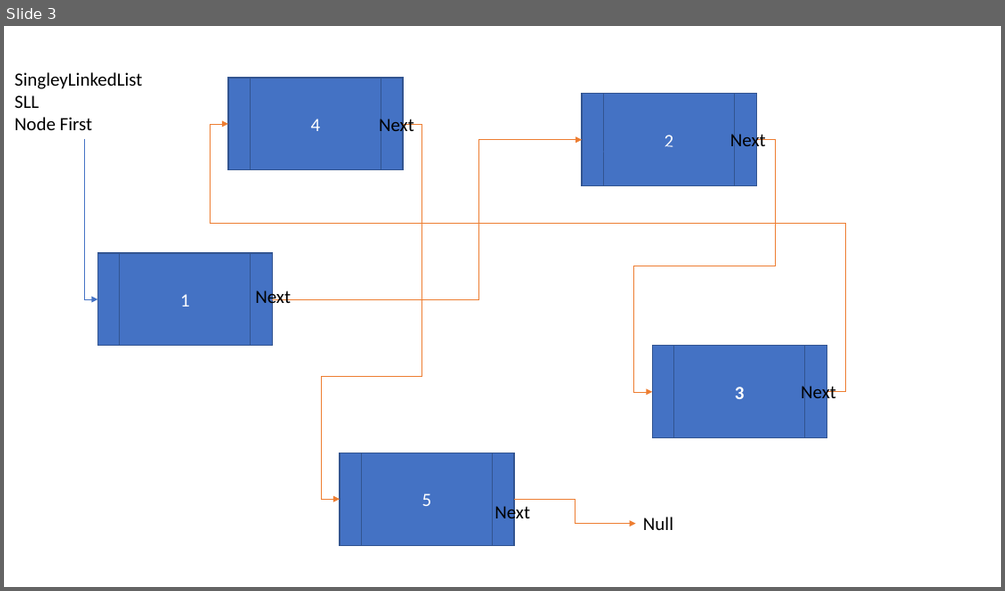
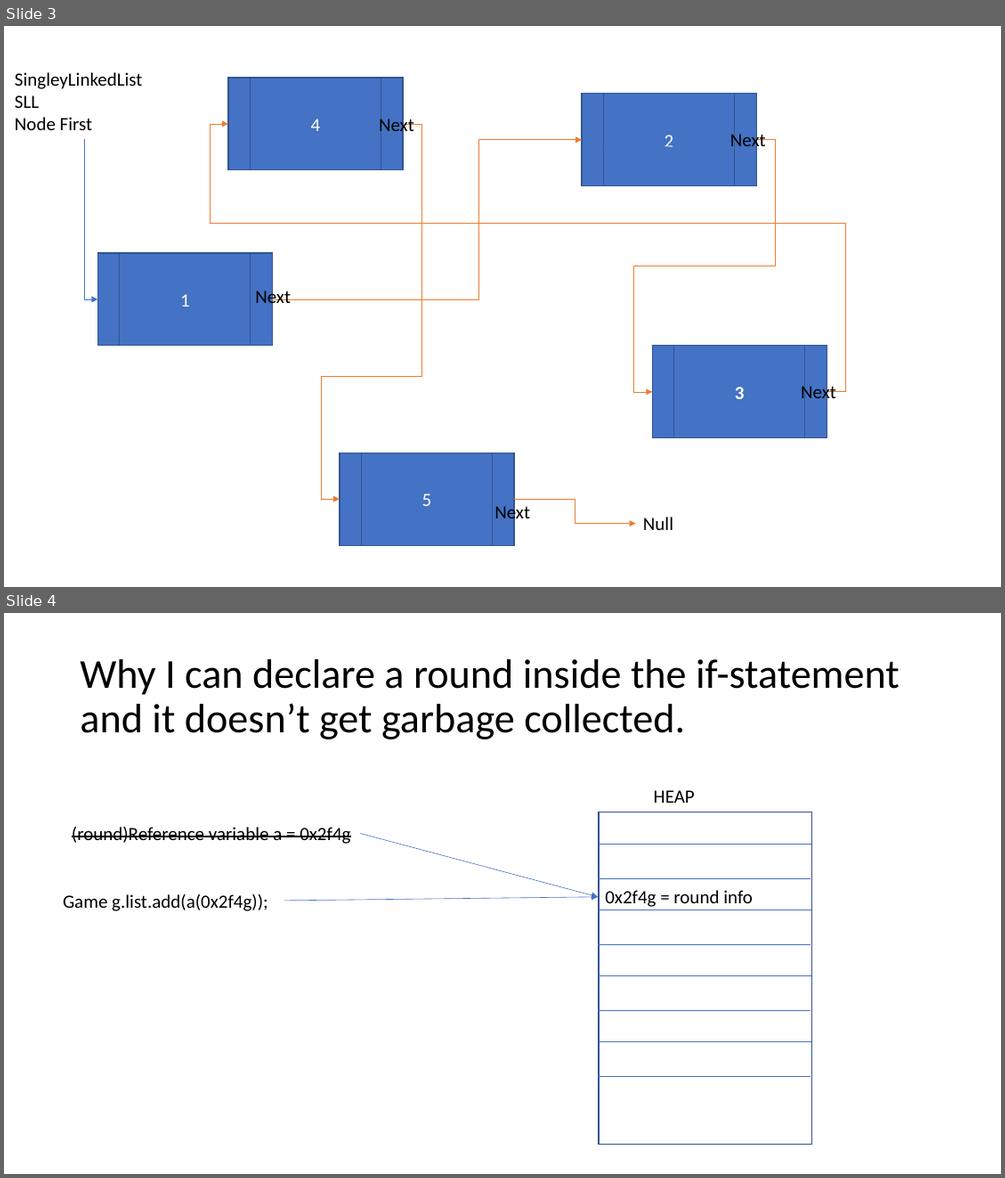
Before and after one commit to 042423-Chevron-batch/Trainer_Code, a slide deck: Marks Drawrings.pptx. Shown one above the other, each under a label of ours: slide 3 before the commit, slides 3 and 4 after it. The pictures are 1005x591 and 1005x1178 pixels, drawn with LibreOffice and Linux fonts; fonts in the diff are those of the drawing. Boxes give left, top, right and bottom in pixels: in the first picture for what was removed or moved away, otherwise in the second. Text is boxed around its words. In the diff, an @@ line names an element or a change of style, - is before the commit and + after.

Commit message:
adds refactored rps with file I/O persistence

```diff
--- a/Marks Drawrings.pptx
+++ b/Marks Drawrings.pptx
@@ slide 4 added at (4,613,1001,1174), background #FFFFFF @@
@@ title added at (80,659,899,739), 39.6 pt, text #000000 @@
+Why I can declare a round inside the if-statement and it doesn’t get garbage collected.
@@ text added at (654,790,695,803), 18 pt, text #000000 @@
+HEAP
@@ rectangle added at (599,811,811,1144), outline #325491 1 pt @@
@@ text added at (72,827,350,844), 18 pt, text #000000, strikethrough @@
+(round)Reference variable a = 0x2f4g
@@ arrow added from (361, 834) to (598, 897), #4472C4 0.5 pt @@
@@ line added from (599, 844) to (811, 844), #4472C4 0.5 pt @@
@@ line added from (598, 878) to (811, 878), #4472C4 0.5 pt @@
@@ text added at (63,894,267,911), 18 pt, text #000000 @@
+Game g.list.add(a(0x2f4g));
@@ arrow added from (284, 900) to (598, 897), #4472C4 0.5 pt @@
@@ text added at (605,890,752,907), 18 pt, text #000000 @@
+0x2f4g = round info
@@ line added from (599, 910) to (811, 910), #4472C4 0.5 pt @@
@@ line added from (598, 944) to (811, 944), #4472C4 0.5 pt @@
@@ line added from (599, 976) to (811, 976), #4472C4 0.5 pt @@
@@ line added from (598, 1011) to (811, 1011), #4472C4 0.5 pt @@
@@ line added from (599, 1041) to (811, 1041), #4472C4 0.5 pt @@
@@ line added from (598, 1076) to (811, 1076), #4472C4 0.5 pt @@
```
